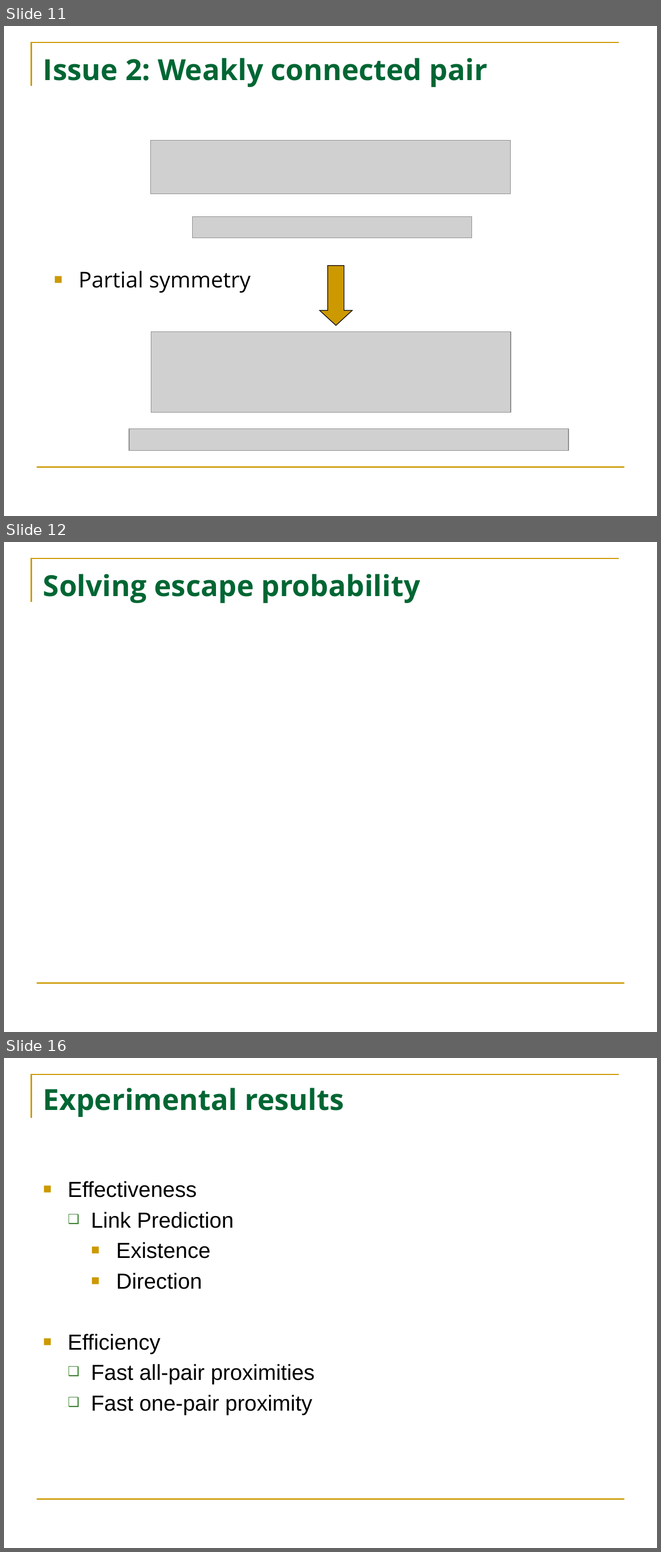
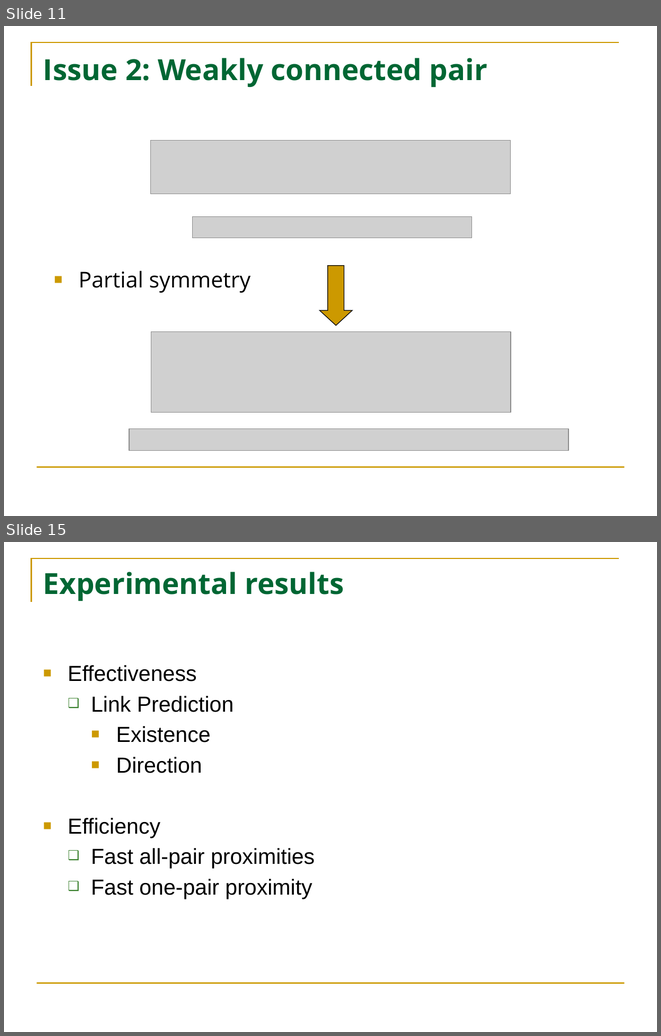
Before and after one commit to HuanSGT/rw-dir-prox, a slide deck: Random Walk based Proximity Measures in Directed Graphs.pptx. Shown one above the other, each under a label of ours: slides 11, 12 and 16 before the commit, slides 11 and 15 after it; the slides between them are not shown. The pictures are 661x1552 and 661x1036 pixels, drawn with LibreOffice and Linux fonts; fonts in the diff are those of the drawing; grey boxes stand for pictures. Boxes give left, top, right and bottom in pixels: in the first picture for what was removed or moved away, otherwise in the second. Text is boxed around its words. In the diff, an @@ line names an element or a change of style, - is before the commit and + after.

```diff
--- a/Random Walk based Proximity Measures in Directed Graphs.pptx
+++ b/Random Walk based Proximity Measures in Directed Graphs.pptx
@@ slide 12 removed at box(4, 542, 657, 1032), background #FFFFFF; not listed: 2 template elements that a slide beside it also shows @@
@@ title removed at box(43, 574, 421, 603) @@
-Solving escape probability
@@ what was slide 16 is now slide 15 @@
```
Also in this commit, not shown: 2 slides changed, 1 slide added, 1 other slide removed, 4 other files.
